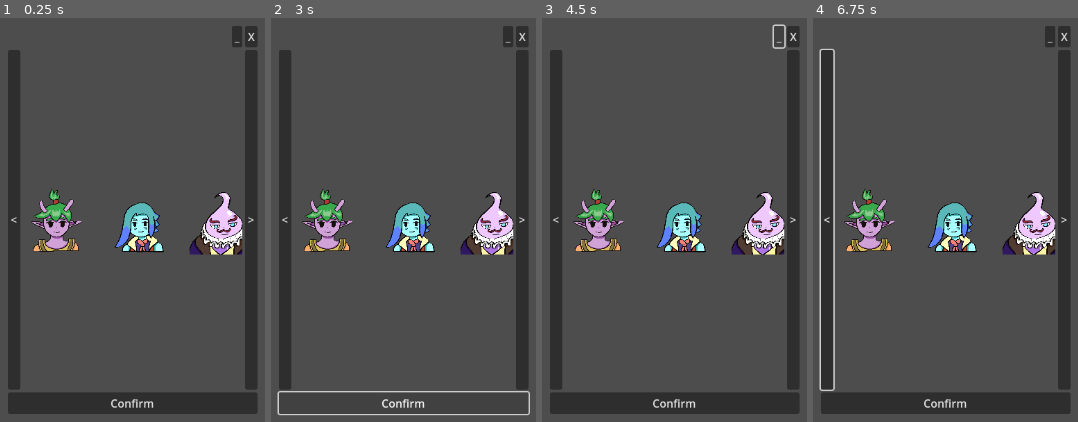
Above: before the commit, frames 1-4 (left to right).
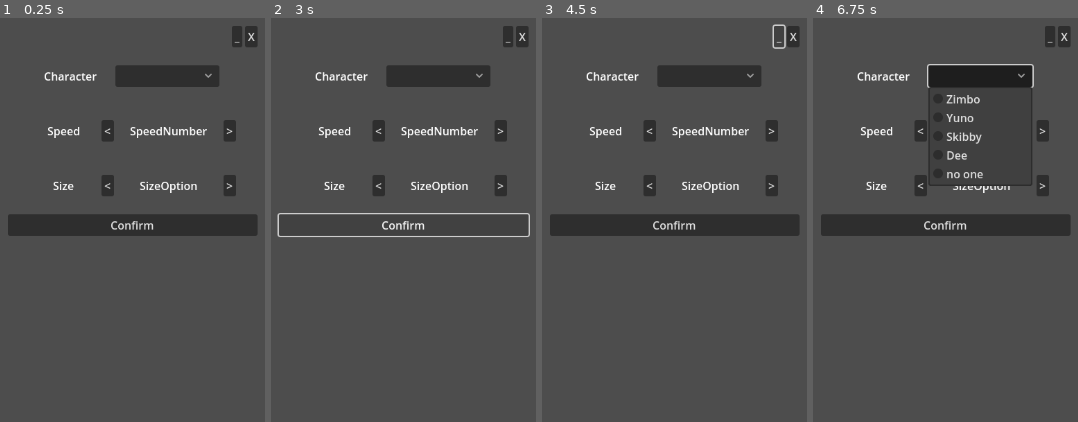
Above: after the commit, the same moments.

Repository: jtly4/Psyched-Out-Desktop-Pet
Game: Godot game, scene res://menu.tscn
Same seed, same stepped clock (60 frames per second), same inputs: the game is played once before the commit and once after it. Before the commit the project has no main scene; this scene is started directly in both runs.
Inputs (mouse positions are in pixels of both pictures, inside the frame that each line leads up to):
- Up to frame 1 (0.25 s): no input
- Up to frame 2 (3 s): click (437, 74) at 0.52 s; click "<" at 1.25 s; click ">" at 2 s; click "Confirm" at 2.75 s
- Up to frame 3 (4.5 s): click "Confirm" at 3.5 s; click "_" at 4.25 s
- Up to frame 4 (6.75 s): click "_" at 5 s; click "<" at 5.75 s; click (979, 74) at 6.52 s

The runs differ from the first frame. In frame 1, 23% of the frame differs, in the area x 3-97%, y 7-99%; in frame 2, 17%; in frame 3, 23%; in frame 4, 25%, in the area x 2-97%, y 7-99%.

Commit message:
fixed formatting on menu

Diff:
--- a/menu.gd
+++ b/menu.gd
@@ -1,9 +1,38 @@
 extends Control
 
 
+# signal confirmed(is_confirmed: bool)
+
+@onready var selectedCharacter: OptionButton = $Menu/Container/MarginContainer/VBoxContainer/VBoxContainer/CharacterSelect/DropDown
+@onready var speed: Label = $Menu/Container/MarginContainer/VBoxContainer/VBoxContainer/Speed/SpeedOption
+@onready var sizing: Label = $Menu/Container/MarginContainer/VBoxContainer/VBoxContainer/Size/SizeOption
+@onready var confirm: Button = $Container/MarginContainer/VBoxContainer/Confirm
+@onready var left: Button = $Container/MarginContainer/VBoxContainer/VBoxContainer/Speed/Left
+
+# speed for the sprite
+var SpeedOptions := [0.5, 1.0, 1.25, 1.5, 1.75, 2]
+var character := ""
+# size of the area they can walk around
+# var SizingOptions := []
+
+
+
 # Called when the node enters the scene tree for the first time.
+func _on_confirm():
+	# character = characterSelect._on_item_selected()
+	pass
+
+func _update_sprite():
+	pass
+
+func _update_speed():
+	pass
+
+func _update_window_size():
+	pass
+
 func _ready() -> void:
-	pass # Replace with function body.
+	confirm.button_down.connect(_on_confirm)
 
 
 # Called every frame. 'delta' is the elapsed time since the previous frame.
--- a/menu.tscn
+++ b/menu.tscn
@@ -1,12 +1,13 @@
-[gd_scene load_steps=8 format=3 uid="uid://de3d4vfoab1p4"]
+[gd_scene load_steps=9 format=3 uid="uid://de3d4vfoab1p4"]
 
 [ext_resource type="Texture2D" uid="uid://d2na1ox7vdriq" path="res://sprites/Zimbo Neutral.png" id="1_4hy44"]
 [ext_resource type="Script" uid="uid://cn08jx6hsc3wh" path="res://menu.gd" id="1_ecwwl"]
-[ext_resource type="Script" uid="uid://r1nsthvbovk2" path="res://spritesSelection.gd" id="2_kk3ma"]
+[ext_resource type="Script" path="res://spritesSelection.gd" id="2_kk3ma"]
+[ext_resource type="Script" uid="uid://c4puco5acff35" path="res://option_button.gd" id="2_nrnbx"]
 [ext_resource type="Texture2D" uid="uid://dkqb043cmnkyl" path="res://sprites/Yuno.png" id="2_ytr4m"]
 [ext_resource type="Texture2D" uid="uid://datoo4b521y5c" path="res://sprites/Skibby_Neutral.PNG" id="3_l48gv"]
 [ext_resource type="Texture2D" uid="uid://yjlpwektgo3n" path="res://sprites/Dee.png" id="4_ecwwl"]
-[ext_resource type="Script" uid="uid://qnhrx1yp8okf" path="res://selectedSprite.gd" id="4_nrnbx"]
+[ext_resource type="Script" path="res://selectedSprite.gd" id="4_nrnbx"]
 
 [node name="Menu" type="Control"]
 custom_minimum_size = Vector2(400, 600)
@@ -52,6 +53,95 @@
 layout_mode = 2
 text = "Speed"
 
+[node name="VBoxContainer" type="VBoxContainer" parent="Container/MarginContainer/VBoxContainer"]
+custom_minimum_size = Vector2(0, 200)
+layout_mode = 2
+size_flags_horizontal = 4
+
+[node name="CharacterSelect" type="HBoxContainer" parent="Container/MarginContainer/VBoxContainer/VBoxContainer"]
+custom_minimum_size = Vector2(0, 75)
+layout_mode = 2
+size_flags_vertical = 4
+size_flags_stretch_ratio = 0.0
+
+[node name="CharacterTxt" type="Label" parent="Container/MarginContainer/VBoxContainer/VBoxContainer/CharacterSelect"]
+custom_minimum_size = Vector2(120, 0)
+layout_mode = 2
+text = "Character"
+horizontal_alignment = 1
+vertical_alignment = 1
+
+[node name="DropDown" type="OptionButton" parent="Container/MarginContainer/VBoxContainer/VBoxContainer/CharacterSelect"]
+custom_minimum_size = Vector2(150, 0)
+layout_mode = 2
+size_flags_vertical = 4
+theme_override_constants/arrow_margin = 10
+item_count = 5
+popup/item_0/text = "Zimbo"
+popup/item_0/id = 0
+popup/item_1/text = "Yuno"
+popup/item_1/id = 1
+popup/item_2/text = "Skibby"
+popup/item_2/id = 2
+popup/item_3/text = "Dee"
+popup/item_3/id = 3
+popup/item_4/text = "no one"
+popup/item_4/id = 4
+script = ExtResource("2_nrnbx")
+
+[node name="Speed" type="HBoxContainer" parent="Container/MarginContainer/VBoxContainer/VBoxContainer"]
+custom_minimum_size = Vector2(0, 75)
+layout_mode = 2
+
+[node name="SpeedTxt" type="Label" parent="Container/MarginContainer/VBoxContainer/VBoxContainer/Speed"]
+custom_minimum_size = Vector2(100, 0)
+layout_mode = 2
+text = "Speed"
+horizontal_alignment = 1
+
+[node name="Left" type="Button" parent="Container/MarginContainer/VBoxContainer/VBoxContainer/Speed"]
+layout_mode = 2
+size_flags_vertical = 4
+text = "<"
+
+[node name="SpeedOption" type="Label" parent="Container/MarginContainer/VBoxContainer/VBoxContainer/Speed"]
+custom_minimum_size = Vector2(150, 0)
+layout_mode = 2
+size_flags_horizontal = 4
+text = "SpeedNumber"
+horizontal_alignment = 1
+
+[node name="Right" type="Button" parent="Container/MarginContainer/VBoxContainer/VBoxContainer/Speed"]
+layout_mode = 2
+size_flags_vertical = 4
+text = ">"
+
+[node name="Size" type="HBoxContainer" parent="Container/MarginContainer/VBoxContainer/VBoxContainer"]
+custom_minimum_size = Vector2(0, 75)
+layout_mode = 2
+
+[node name="SizeTxt" type="Label" parent="Container/MarginContainer/VBoxContainer/VBoxContainer/Size"]
+custom_minimum_size = Vector2(100, 0)
+layout_mode = 2
+text = "Size"
+horizontal_alignment = 1
+
+[node name="Left" type="Button" parent="Container/MarginContainer/VBoxContainer/VBoxContainer/Size"]
+layout_mode = 2
+size_flags_vertical = 4
+text = "<"
+
+[node name="SizeOption" type="Label" parent="Container/MarginContainer/VBoxContainer/VBoxContainer/Size"]
+custom_minimum_size = Vector2(150, 0)
+layout_mode = 2
+text = "SizeOption"
+horizontal_alignment = 1
+
+[node name="Right" type="Button" parent="Container/MarginContainer/VBoxContainer/VBoxContainer/Size"]
+layout_mode = 2
+size_flags_vertical = 4
+text = ">"
+
 [node name="accessories" type="HBoxContainer" parent="Container/MarginContainer/VBoxContainer"]
 visible = false
 layout_mode = 2
@@ -65,6 +155,7 @@
 text = ">"
 
 [node name="spriteSelect" type="HBoxContainer" parent="Container/MarginContainer/VBoxContainer"]
+visible = false
 layout_mode = 2
 size_flags_vertical = 3
 
@@ -125,3 +216,5 @@
 [node name="Confirm" type="Button" parent="Container/MarginContainer/VBoxContainer"]
 layout_mode = 2
 text = "Confirm"
+
+[connection signal="item_selected" from="Container/MarginContainer/VBoxContainer/VBoxContainer/CharacterSelect/DropDown" to="Container/MarginContainer/VBoxContainer/VBoxContainer/CharacterSelect/DropDown" method="_on_item_selected"]
--- /dev/null
+++ b/option_button.gd
@@ -0,0 +1,10 @@
+class_name characterSelect extends OptionButton
+
+
+func _on_item_selected(index: int):
+	match index:
+		0: return "Zimbo"
+		1: return "Yuno"
+		2: return "Skibby"
+		3: return "Dee"
+		4: return "No One"
--- a/project.godot
+++ b/project.godot
@@ -11,7 +11,8 @@
 [application]
 
 config/name="psychedOutDesktop"
-config/features=PackedStringArray("4.5", "Forward Plus")
+run/main_scene="uid://de3d4vfoab1p4"
+config/features=PackedStringArray("4.4", "Forward Plus")
 config/icon="res://icon.svg"
 
 [display]
Not shown, changed: icon.svg.import
Not shown, added: option_button.gd.uid
Not shown, changed: sprites/Dee.png.import
Not shown, changed: sprites/Skibby_Neutral.PNG.import
Not shown, changed: sprites/Yuno.png.import
Not shown, changed: sprites/Zimbo Neutral.png.import
